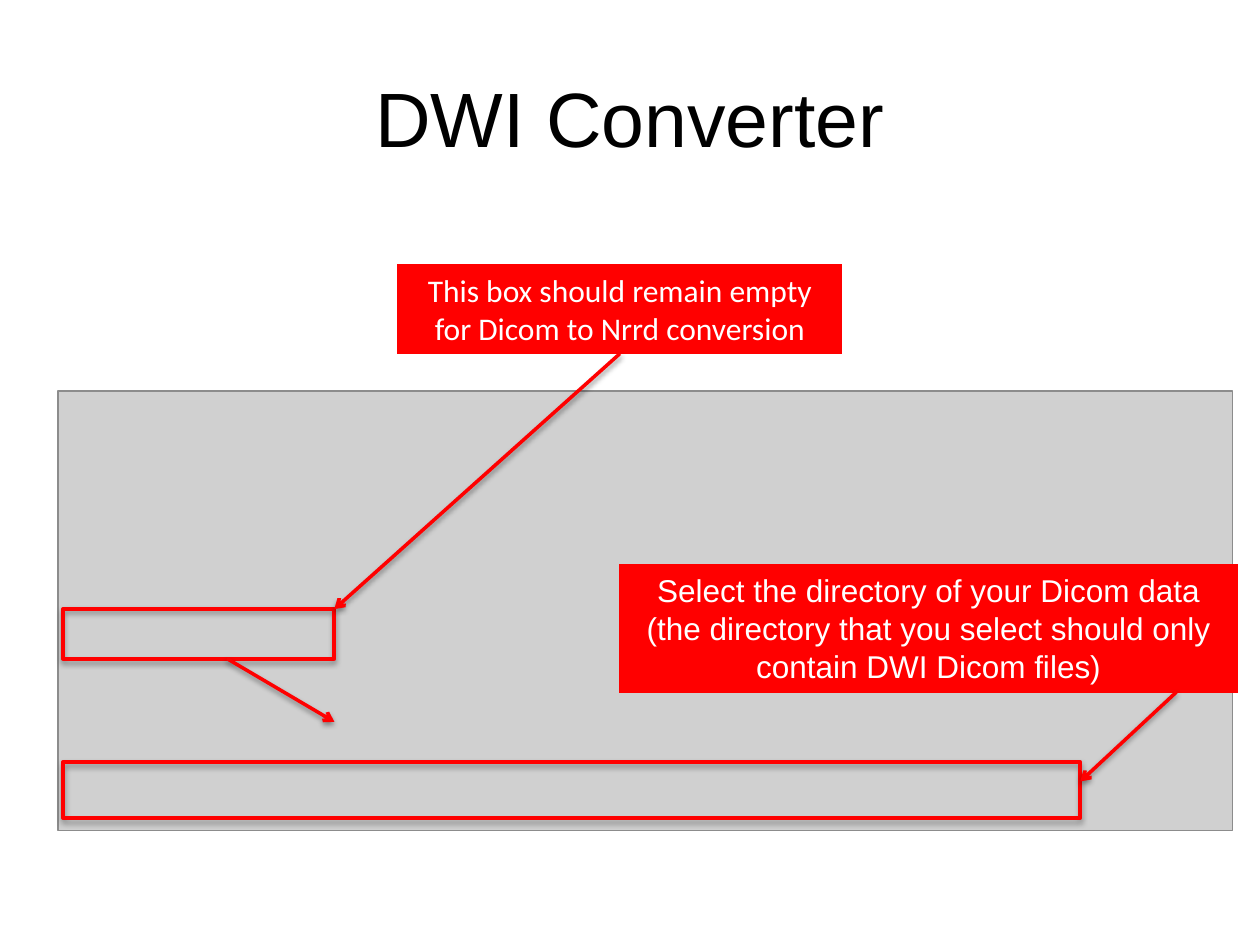
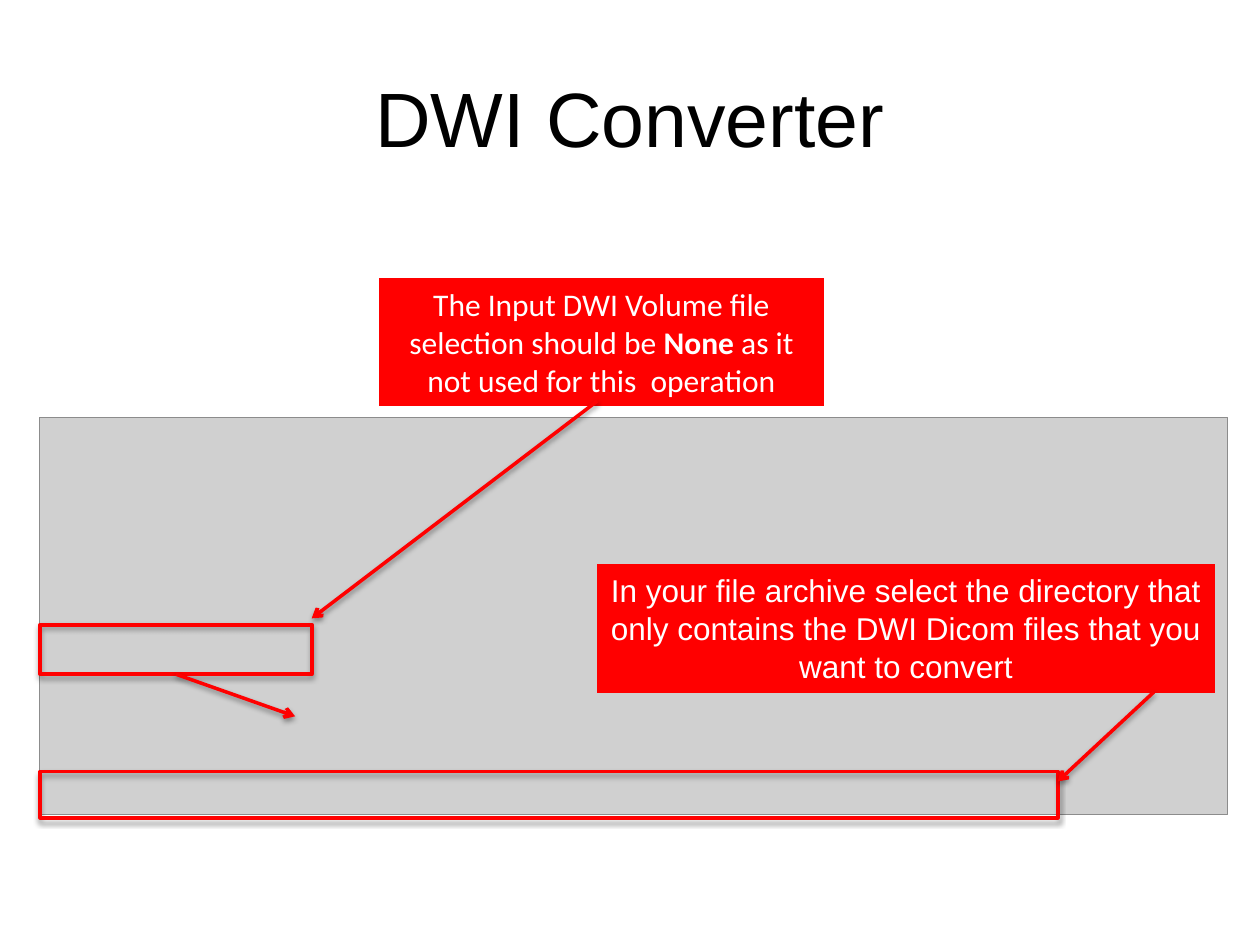
Before and after one commit to kellygwang/SlicerDMRI, a slide deck: slide 6 of docs/tutorials/DWIConverterTutorial.pptx. Drawn at 1260x945 pixels with LibreOffice and Linux fonts; fonts in the diff are those of the drawing; grey boxes stand for pictures. Boxes give left, top, right and bottom in pixels: in the first picture for what was removed or moved away, otherwise in the second. Text is boxed around its words. In the diff, an @@ line names an element or a change of style, - is before the commit and + after.

```diff
--- a/docs/tutorials/DWIConverterTutorial.pptx
+++ b/docs/tutorials/DWIConverterTutorial.pptx
@@ rectangle "The Input DWI Volume file ...": place and size @@
-rectangle "The Input DWI Volume file ..." at <box>398,265,843,354</box>
+rectangle "The Input DWI Volume file ..." at <box>379,278,824,406</box>
@@ text in rectangle at <box>409,294,794,397</box>: text changed @@
-This box should remain empty for Dicom to Nrrd conversion
+The Input DWI Volume file selection should be None as it not used for this operation
@@ picture: place and size @@
-picture at <box>58,391,1232,830</box>
+picture at <box>39,417,1227,814</box>
@@ arrow moved from (620, 354) - (334, 609) to (597, 401) - (311, 619) @@
@@ rectangle "In your file archive select ...": place and size @@
-rectangle "In your file archive select ..." at <box>620,564,1237,692</box>
+rectangle "In your file archive select ..." at <box>597,564,1215,692</box>
@@ text in rectangle at <box>611,579,1201,679</box>: text changed @@
-Select the directory of your Dicom data
-(the directory that you select should only contain DWI Dicom files)
+In your file archive select the directory that only contains the DWI Dicom files that you want to convert
@@ rectangle: place and size @@
-rectangle at <box>63,609,334,658</box>
+rectangle at <box>40,625,311,674</box>
@@ arrow moved from (227, 659) - (334, 722) to (176, 674) - (295, 717) @@
@@ arrow moved from (1177, 692) - (1080, 781) to (1154, 692) - (1057, 781) @@
@@ rectangle: place and size @@
-rectangle at <box>63,762,1080,818</box>
+rectangle at <box>40,771,1057,818</box>
```
Also in this commit, not shown: 7 other slides changed, 1 other file.
